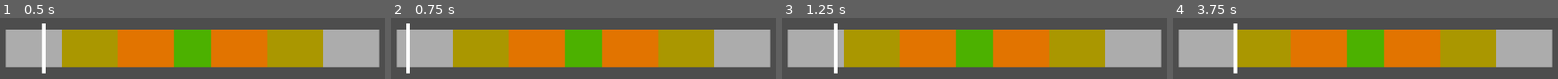
Above: before the commit, frames 1-4 (left to right).
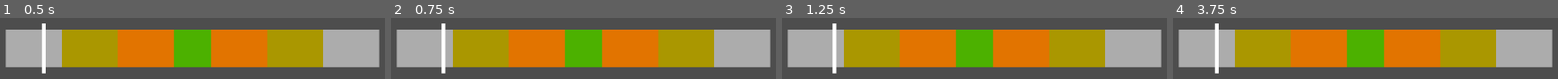
Above: after the commit, the same moments.

Repository: tessapower/ggj-2024
Game: Godot game, scene res://scenes/mini_games/knife_throwing/knife_throwing.tscn
Same seed, same stepped clock (60 frames per second), same inputs: the game is played once before the commit and once after it. The project has no main scene, so this scene is started directly.
Inputs (mouse positions are in pixels of both pictures, inside the frame that each line leads up to):
- Up to frame 1 (0.5 s): no input
- Up to frame 2 (0.75 s): tap Enter at 0.5 s; move the mouse to (outside the picture) at 0.52 s; click (outside the picture) at 0.6 s
- Up to frame 3 (1.25 s): no input
- Up to frame 4 (3.75 s): move the mouse to (outside the picture) at 1.27 s; click (outside the picture) at 1.35 s; move the mouse to (outside the picture) at 2.02 s; click (outside the picture) at 2.1 s; move the mouse to (outside the picture) at 2.77 s; click (outside the picture) at 2.85 s; move the mouse to (outside the picture) at 3.52 s; click (outside the picture) at 3.6 s

Frame 1 is identical in both runs. In frame 2, 1.7% of the frame differs, in the area x 3-15%, y 8-92%; in frame 3, 0.8%; in frame 4, 1.8%, in the area x 10-17%, y 8-92%.

Commit message:
Add nice comments to knife-throwing mini-game variables

Diff:
--- a/jest-quest/scripts/mini_games/knife_throwing/knife_throwing.gd
+++ b/jest-quest/scripts/mini_games/knife_throwing/knife_throwing.gd
@@ -1,5 +1,6 @@
 extends "res://scripts/mini_games/mini_game.gd"
 
+# Mini-game Details
 var game_name = "Knife-throwing"
 var game_description = "Throw knives at the target. The closer to the center, the more points you get."
 
@@ -15,10 +16,12 @@
 @onready var aim_bar = get_node('AimPath/PathFollow/AimBar')
 @onready var aim_bar_path = get_node("AimPath/PathFollow")
 
+# Speed
 @export var speed_multiplier = 1.0
 var speed = 0.2
 var did_click = false
 
+# Ranges
 enum RANGES {MISSED = 0, AVERAGE, GOOD, PERFECT}
 @onready var missed = get_node("Missed")
 @onready var average = get_node("Average")
@@ -58,8 +61,7 @@
         var points_won = get_overlapping_range()
 
         # TODO: remove this in favor of waiting on the animation
-
-
+        await get_tree().create_timer(1.0).timeout
         # Either update score or increased the missed count
         if points_won == 0:
             # TODO: Pause for a second to show some poor knife-throwing animation
@@ -74,6 +76,7 @@
             # TODO: play sfx
             # TODO: Eventually include a mood meter score multiplier?
             score += points_won
+            print("new score: " + str(score))
 
         # Go to the next round
         if current_round == MAX_ROUNDS:
